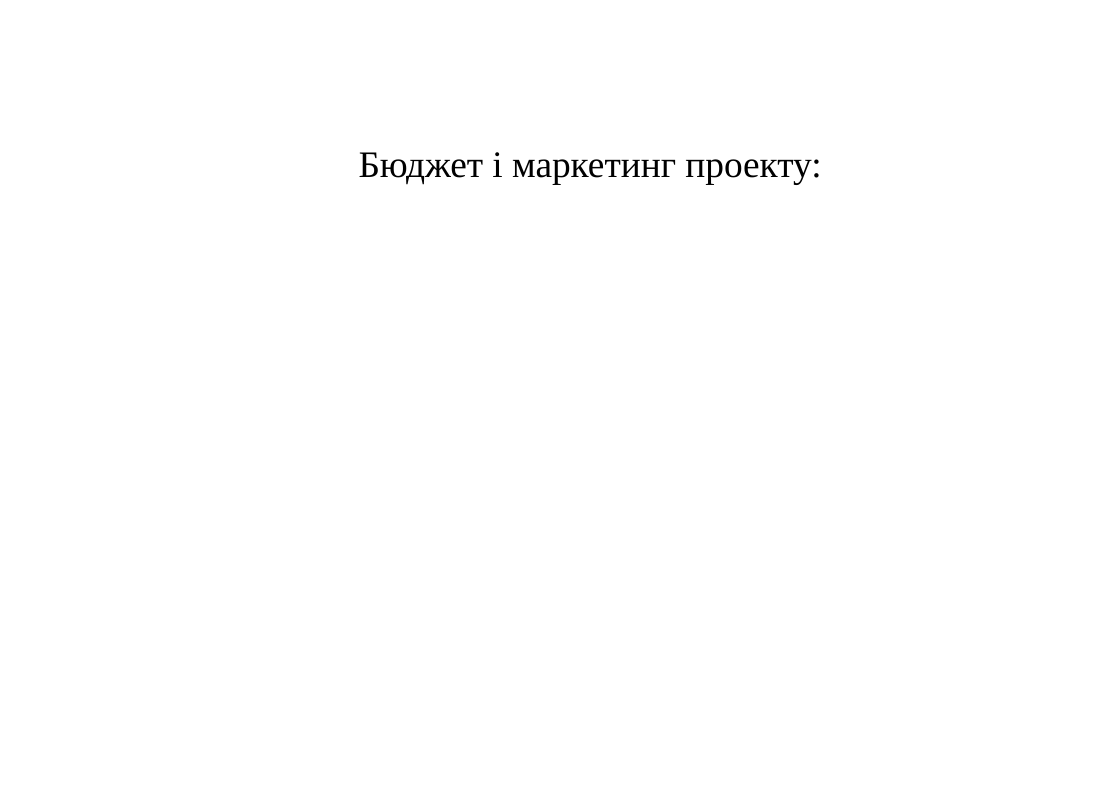
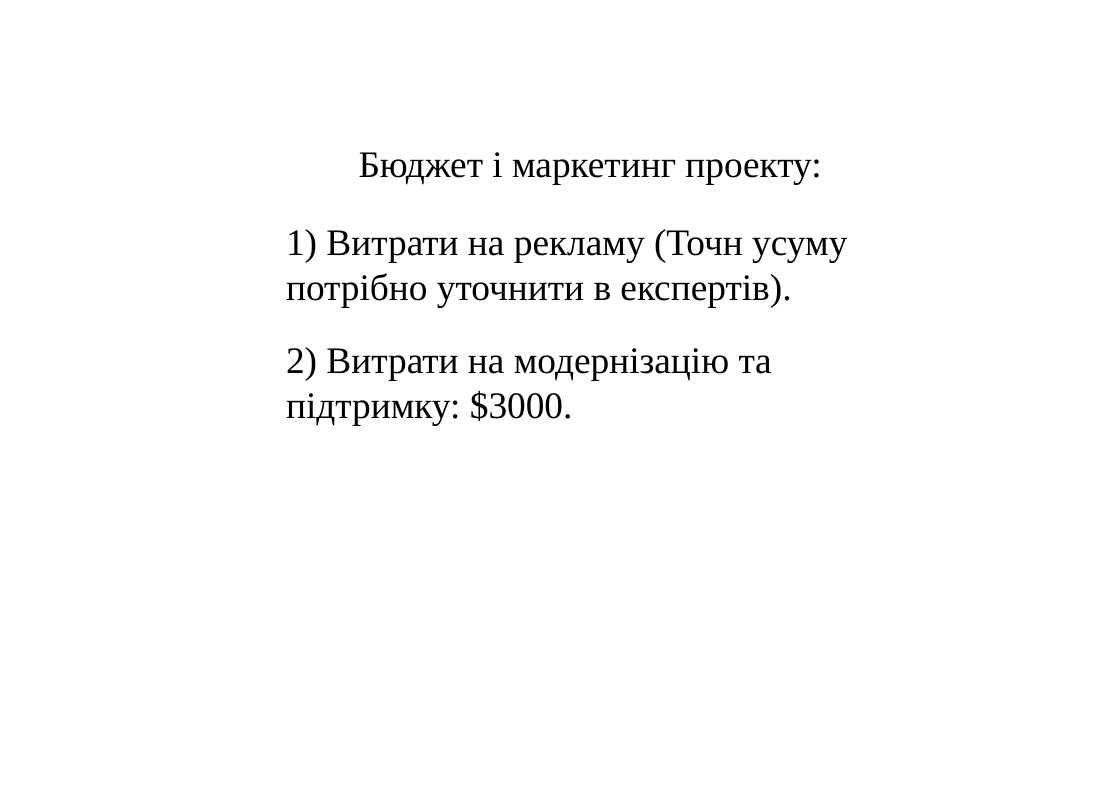
Before and after one commit to plekhotkindmytro/GarbageCollector, a slide deck: slide 7 of Garbage Collector Game.pptx. Drawn at 1120x795 pixels with LibreOffice and Linux fonts; fonts in the diff are those of the drawing; background and template pictures are left out. Boxes give left, top, right and bottom in pixels: in the first picture for what was removed or moved away, otherwise in the second. Text is boxed around its words. In the diff, an @@ line names an element or a change of style, - is before the commit and + after.

```diff
--- a/Garbage Collector Game.pptx
+++ b/Garbage Collector Game.pptx
@@ text added at [286,229,847,426], 28 pt, text #000000 @@
+1) Витрати на рекламу (Точн усуму потрібно уточнити в експертів).
+2) Витрати на модернізацію та підтримку: $3000.
```
Also in this commit, not shown: 6 other slides changed, 1 other file.
